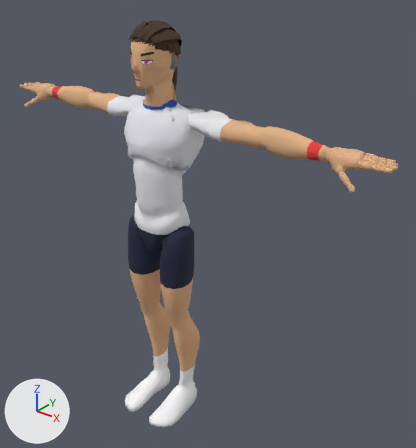
The glTF model sweetspot/models/players/p10.glb: old version first, new version second.
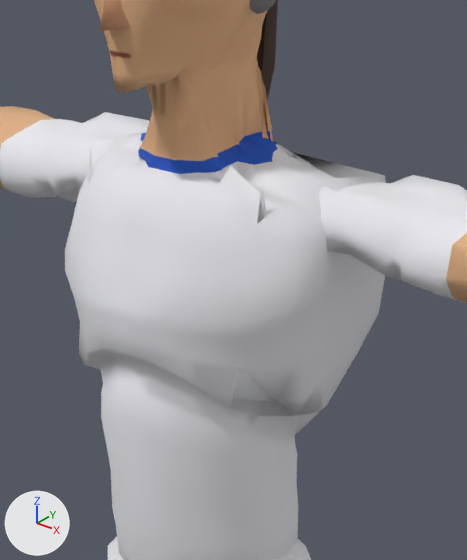
There are two pictures of each version: one whole from a 50 mm lens placed at (1.576, -1.646, 2.071), pointed at (0.154, 0.131, 0.969), one close up on the part from 26% to 54% of the width and 15% to 46% of the height. Lighting does not change. The marker at lower left points along +X, +Y and +Z. The older version's two pictures come first. Vertices at exactly the same position are counted once.

The older version as bpy lines, for what is in view:
```python
me_hair = bpy.data.meshes.new('Hair')
me_hair.from_pydata(...)  # 516 vertices, 958 faces; spans x -0.091..0.091, y -0.091..0.121, z 1.347..1.816
me_hair.materials.append(mat_palette)  # picture img_palette
me_mannequin = bpy.data.meshes.new('Mannequin')
me_mannequin.from_pydata(...)  # 8054 vertices, 15862 faces; spans x -0.97..0.97, y -0.21..0.14, z 0.0..1.8
me_mannequin.materials.append(mat_palette)  # picture img_palette
me_nose = bpy.data.meshes.new('Nose')
me_nose.from_pydata(...)  # 6 vertices, 6 faces; spans x -0.017..0.017, y -0.1239..-0.1006, z 1.6361..1.6929
me_nose.materials.append(mat_palette)  # picture img_palette
ob_body = bpy.data.objects.new('Body', me_mannequin)
ob_body.location = (0.0, 0.0, 0.0)
ob_hair = bpy.data.objects.new('Hair', me_hair)
ob_hair.location = (0.0, 0.0, 0.0)
ob_nose = bpy.data.objects.new('Nose', me_nose)
ob_nose.location = (0.0, 0.0, 0.0)
```
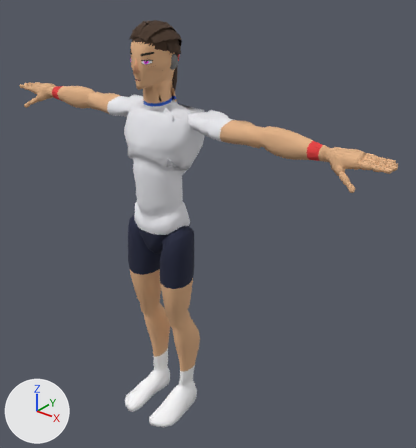
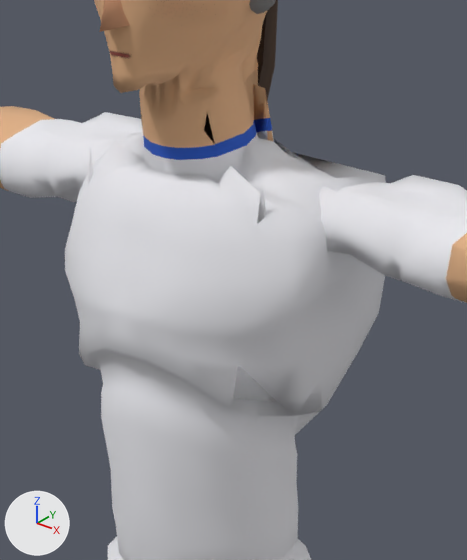
Location of each change, (x1, y1, x2, y2) in pixels of the close-ups (467 x 560 px; the box of a moved part takes in the faces that stretch with it):
part 1 of me_mannequin, moved or reshaped
    before: (124, 44, 294, 183)
    after: (124, 33, 294, 183)
part 2 of me_mannequin, surface changed
    both: (155, 148, 175, 164)

The change, as a list of edits to the scene's bpy script:
```text
Change me_mannequin:
    used by ob_body; location = (0.0, 0.0, 0.0)
    remove me_mannequin.from_pydata(...)  # 8054 vertices, 15862 faces; spans x -0.97..0.97, y -0.21..0.14, z 0.0..1.8
    add me_mannequin.from_pydata(...)  # 8066 vertices, 15886 faces; spans x -0.97..0.97, y -0.21..0.14, z 0.0..1.8
    me_mannequin part 1: 87 vertices moved from x -0.09..0.07, y -0.04..0.05, z 1.49..1.59 to x -0.06..0.06, y -0.05..0.06, z 1.49..1.59; 111 vertices removed from x -0.08..0.09, y -0.05..0.05, z 1.49..1.6; 123 vertices added at x -0.06..0.06, y -0.05..0.06, z 1.49..1.6
    me_mannequin part 2: 11 kept faces spanning x -0.05..0.01, y -0.05..0.04, z 1.5..1.52 get new texture (UV) coordinates
```
